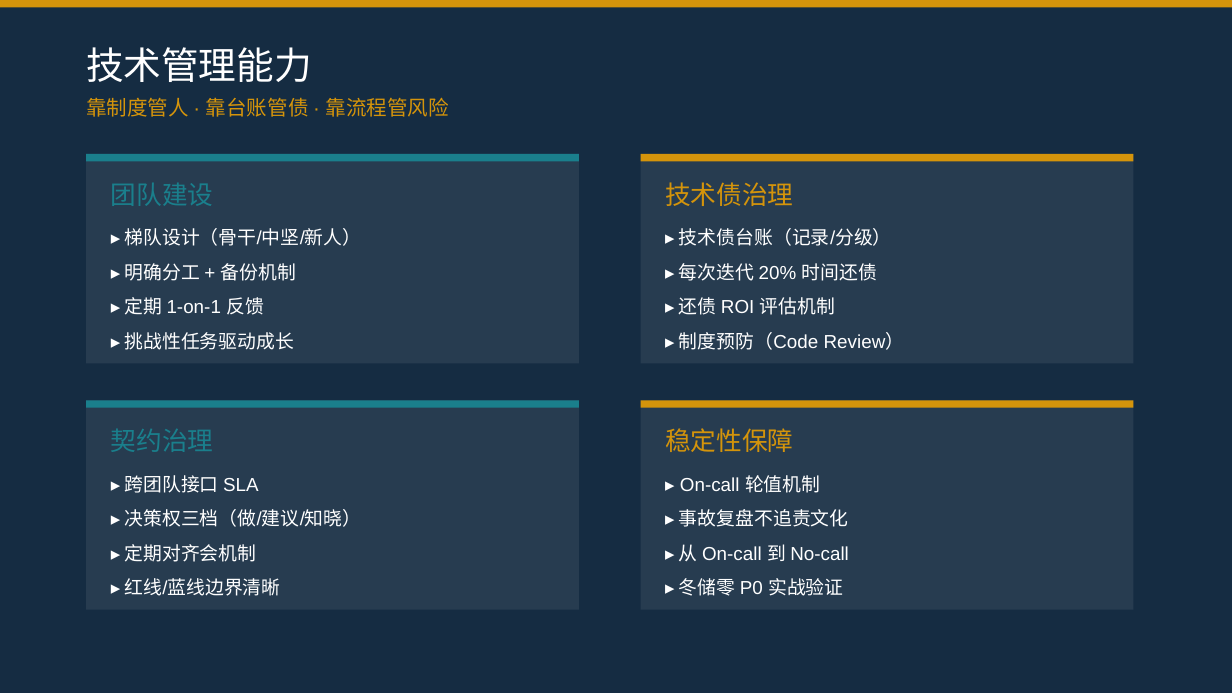
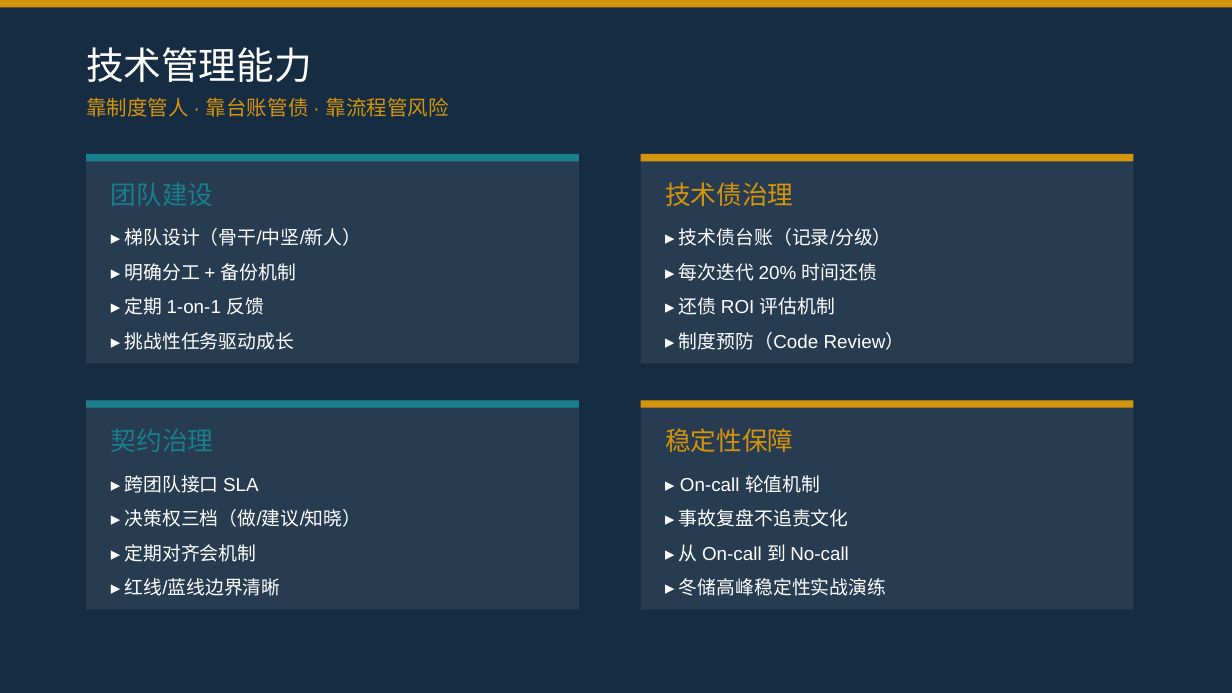
Before and after one commit to qq940043871/personal-investment-notes, a slide deck: slide 10 of 02-现货贸易/02-客户与案例/04-B2B技术经理-能力全景介绍.pptx. Drawn at 1232x693 pixels with LibreOffice and Linux fonts; fonts in the diff are those of the drawing. Boxes give left, top, right and bottom in pixels: in the first picture for what was removed or moved away, otherwise in the second. Text is boxed around its words. In the diff, an @@ line names an element or a change of style, - is before the commit and + after.

Commit message:
docs: 删除「冬储高峰连续两季零 P0」业绩表述，重导 PPT 与 PDF
- 简历/面试计划/技术管理三类文档统一移除该表述，保留 P95 200ms 等其余口径
- build-deck.mjs、build-intro.mjs 与 index.html 同步修改
- 三个 pptx 成品按新文案改写，render 目录两份 PDF 重新导出

```diff
--- a/02-现货贸易/02-客户与案例/04-B2B技术经理-能力全景介绍.pptx
+++ b/02-现货贸易/02-客户与案例/04-B2B技术经理-能力全景介绍.pptx
@@ text at [679, 578, 886, 596]: text changed @@
-▸ 冬储零 P0 实战验证
+▸ 冬储高峰稳定性实战演练
```
Also in this commit, not shown: 3 other slides changed, 16 other files.
